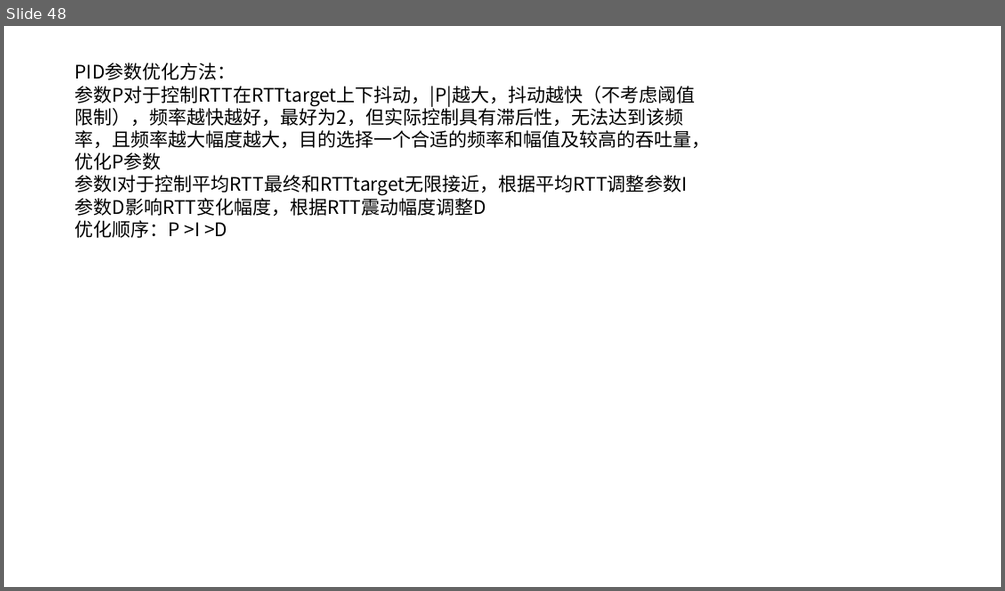
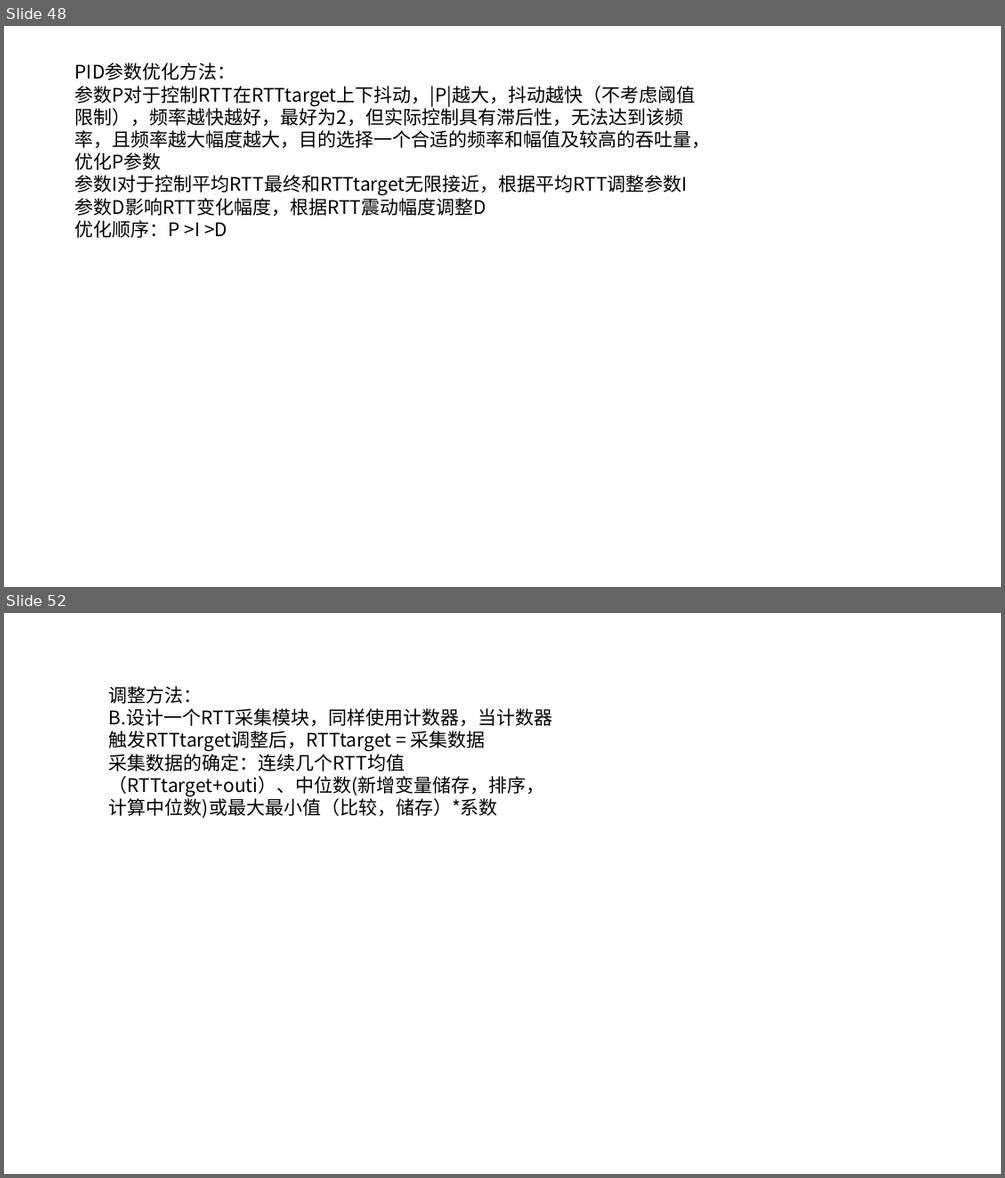
Before and after one commit to JinPeng-Zhang/DCN-LSTM_PID-congestion-control, a slide deck: paper/毕设思路 [自动保存的] [自动保存的].pptx. Shown one above the other, each under a label of ours: slide 48 before the commit, slides 48 and 52 after it; the slides between them are not shown. The pictures are 1005x591 and 1005x1178 pixels, drawn with LibreOffice and Linux fonts; fonts in the diff are those of the drawing. Boxes give left, top, right and bottom in pixels: in the first picture for what was removed or moved away, otherwise in the second. Text is boxed around its words. In the diff, an @@ line names an element or a change of style, - is before the commit and + after.

```diff
--- a/paper/毕设思路 [自动保存的] [自动保存的].pptx
+++ b/paper/毕设思路 [自动保存的] [自动保存的].pptx
@@ slide 52 added at (4,613,1001,1174), background #FFFFFF @@
@@ text added at (109,686,553,818), 18 pt, text #000000 @@
+调整方法：
+B.设计一个RTT采集模块，同样使用计数器，当计数器触发RTTtarget调整后，RTTtarget = 采集数据
+采集数据的确定：连续几个RTT均值（RTTtarget+outi）、中位数(新增变量储存，排序，计算中位数)或最大最小值（比较，储存）*系数
```
Also in this commit, not shown: 3 other slides added, 6 other files.
